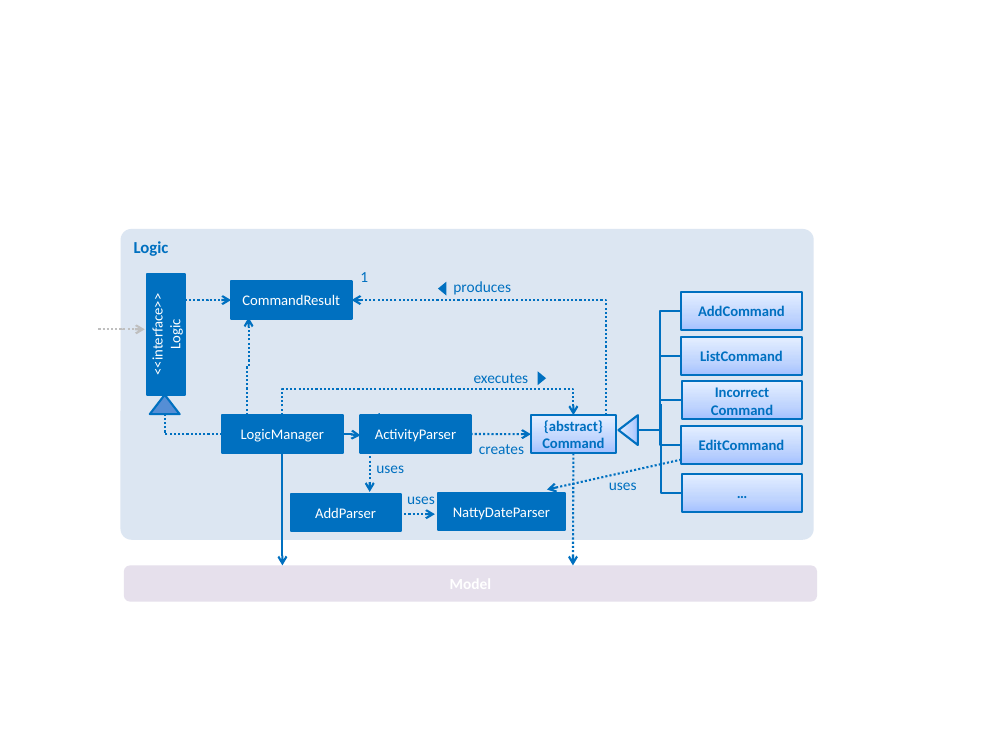
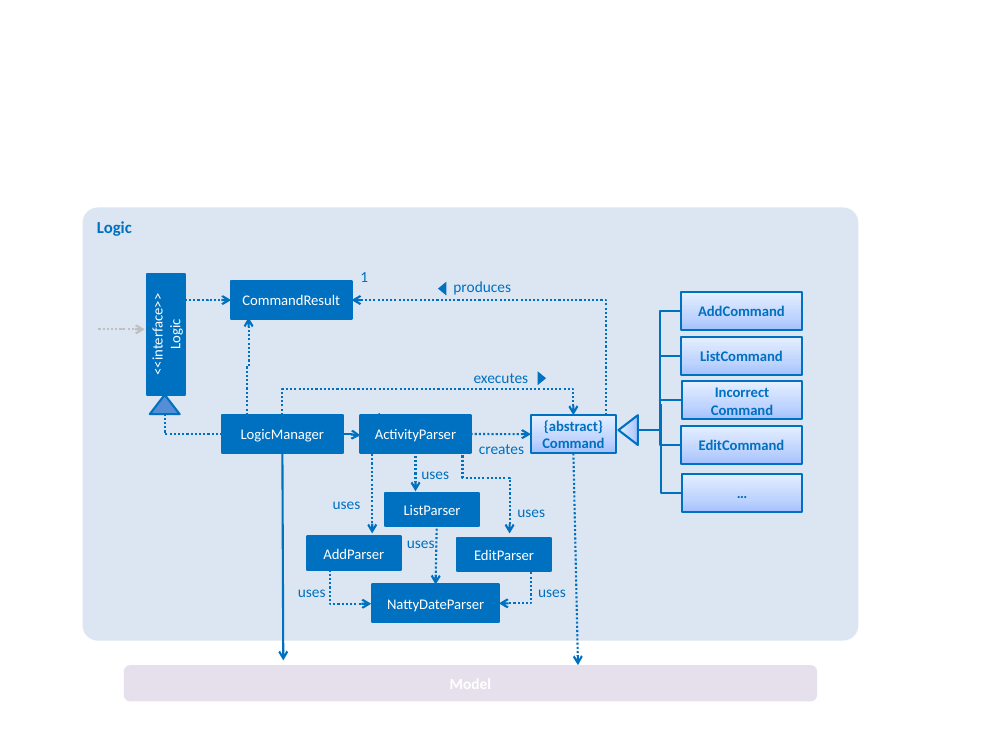
Before and after one commit to CS2103AUG2016-W14-C2/main, a slide deck: slide 6 of docs/diagrams/Diagrams(CS2103T - V0.3).pptx. Drawn at 1008x756 pixels with LibreOffice and Linux fonts; fonts in the diff are those of the drawing. Boxes give left, top, right and bottom in pixels: in the first picture for what was removed or moved away, otherwise in the second. Text is boxed around its words. In the diff, an @@ line names an element or a change of style, - is before the commit and + after.

```diff
--- a/docs/diagrams/Diagrams(CS2103T - V0.3).pptx
+++ b/docs/diagrams/Diagrams(CS2103T - V0.3).pptx
@@ rounded rectangle "Logic": place and size @@
-rounded rectangle "Logic" at box(121, 229, 814, 539)
+rounded rectangle "Logic" at box(83, 208, 859, 641)
@@ arrow moved from (282, 454) - (282, 565) to (282, 454) - (283, 660) @@
@@ arrow moved from (404, 514) - (434, 514) to (372, 454) - (372, 533) @@
@@ text "uses": place and size @@
-text "uses" at box(376, 465, 404, 473)
+text "uses" at box(421, 471, 449, 479)
@@ arrow moved from (370, 457) - (370, 492) to (415, 456) - (415, 491) @@
@@ elbow arrow added from (463, 452) to (509, 533), #0070C0 1.5 pt dashed @@
@@ arrow removed from (681, 460) to (547, 490) @@
@@ arrow moved from (574, 454) - (573, 565) to (574, 454) - (578, 665) @@
@@ text "uses": place and size @@
-text "uses" at box(407, 496, 435, 504)
+text "uses" at box(333, 501, 361, 509)
@@ rectangle added at box(385, 493, 479, 526), fill #0070C0, outline #0070C0 1.5 pt, 10.5 pt, text #FFFFFF @@
+ListParser
@@ text "uses" rewrapped from box(609, 476, 637, 490) to box(517, 509, 545, 517) @@
@@ rectangle "AddParser": place and size @@
-rectangle "AddParser" at box(290, 494, 400, 531)
+rectangle "AddParser" at box(306, 536, 401, 570)
@@ arrow added from (436, 528) to (435, 585), #0070C0 1.5 pt dashed @@
@@ rectangle added at box(457, 537, 550, 571), fill #0070C0, outline #0070C0 1.5 pt, 10.5 pt, text #FFFFFF @@
+EditParser
@@ text added at box(407, 540, 435, 548), 11 pt, text #0070C0 @@
+uses
@@ elbow arrow added from (531, 569) to (499, 604), #0070C0 1.5 pt dashed @@
@@ text added at box(298, 589, 326, 597), 11 pt, text #0070C0 @@
+uses
@@ elbow arrow added from (329, 571) to (371, 604), #0070C0 1.5 pt dashed @@
@@ rectangle "NattyDateParser": place and size @@
-rectangle "NattyDateParser" at box(438, 493, 565, 530)
+rectangle "NattyDateParser" at box(372, 585, 499, 622)
@@ text added at box(538, 589, 566, 597), 11 pt, text #0070C0 @@
+uses
@@ rounded rectangle: place and size @@
-rounded rectangle at box(124, 565, 817, 602)
+rounded rectangle at box(124, 665, 817, 702)
```
Also in this commit, not shown: 3 other slides changed, 1 slide added, 12 other files.
